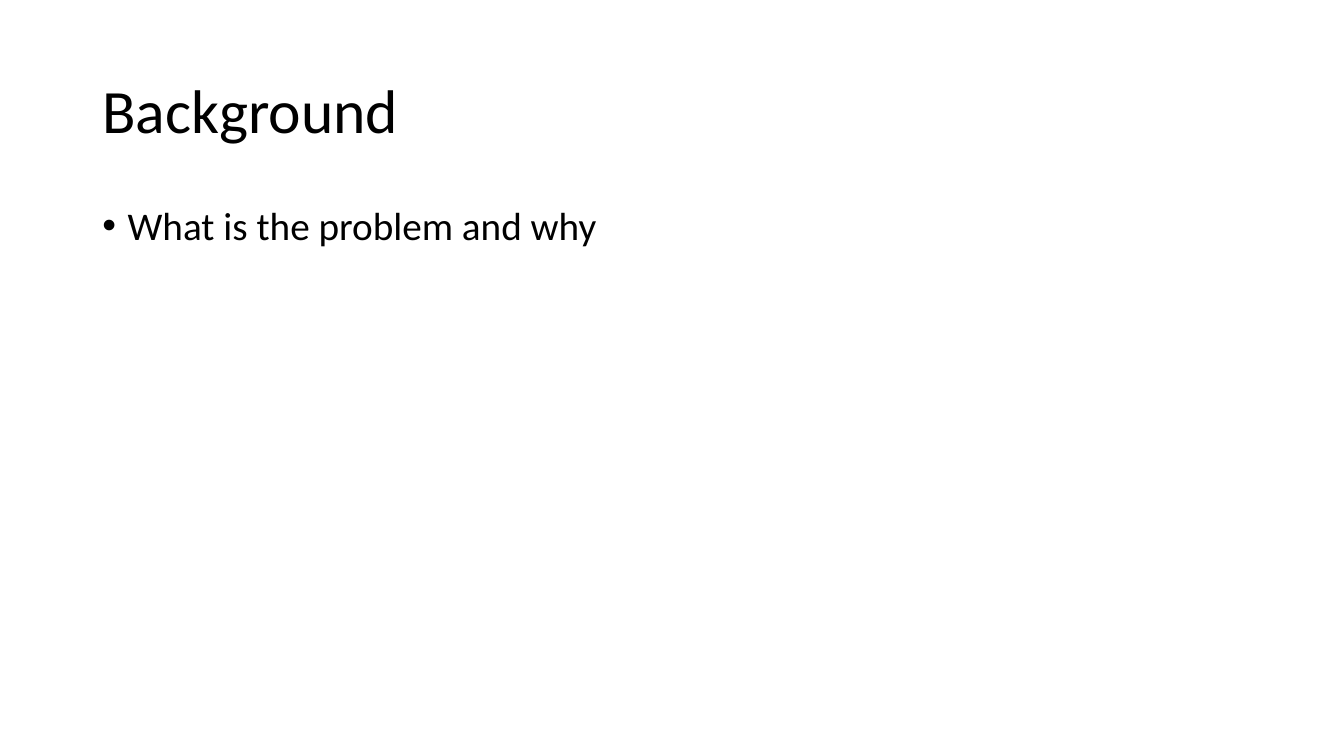
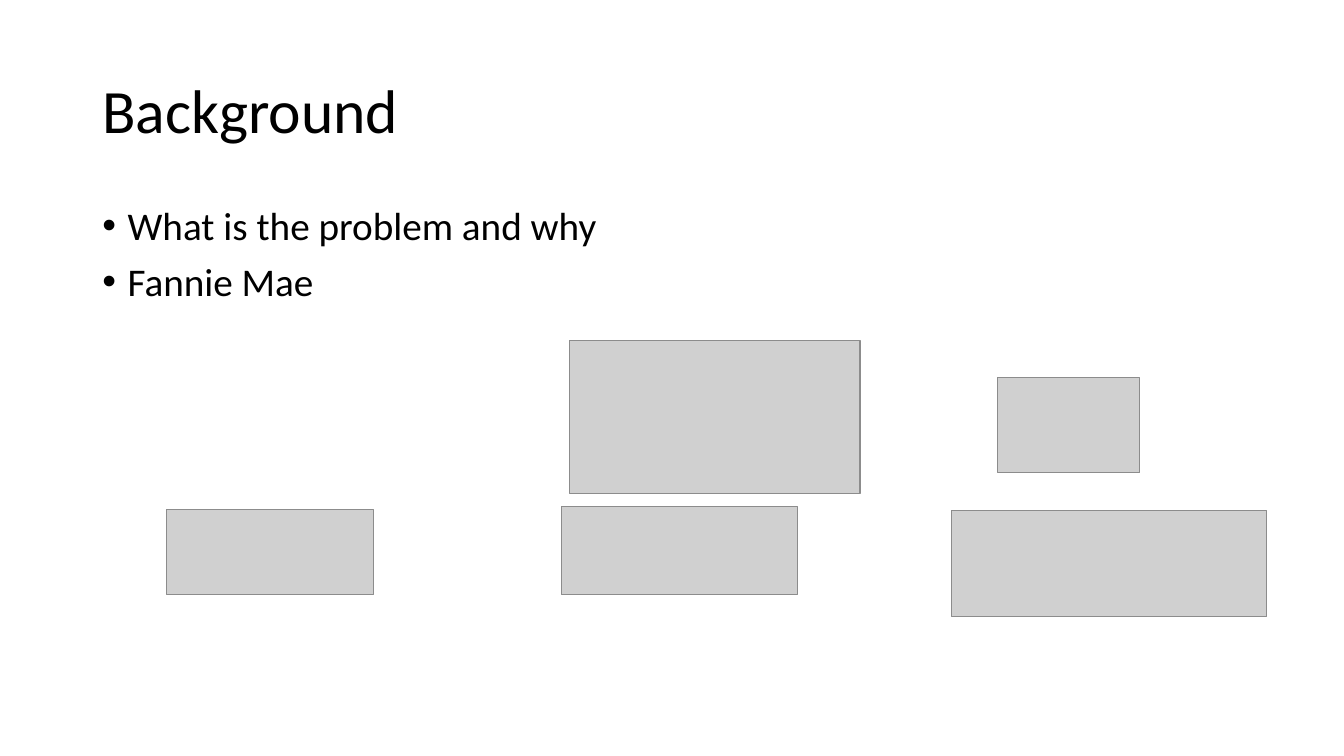
Before and after one commit to wx2123/WSDS-2026-OH, a slide deck: slide 2 of 2026 WSDS - Wujian Xue.pptx. Drawn at 1344x756 pixels with LibreOffice and Linux fonts; fonts in the diff are those of the drawing; grey boxes stand for pictures. Boxes give left, top, right and bottom in pixels: in the first picture for what was removed or moved away, otherwise in the second. Text is boxed around its words. In the diff, an @@ line names an element or a change of style, - is before the commit and + after.

```diff
--- a/2026 WSDS - Wujian Xue.pptx
+++ b/2026 WSDS - Wujian Xue.pptx
@@ text at (128, 269, 314, 297): paragraph added @@
+• Fannie Mae
@@ picture added at (570, 341, 860, 493) @@
@@ picture added at (998, 378, 1140, 473) @@
@@ picture added at (562, 506, 798, 595) @@
@@ picture added at (166, 510, 373, 595) @@
@@ picture added at (952, 510, 1267, 617) @@
```
Also in this commit, not shown: 1 other slide changed, 2 slides added, 1 other file.
